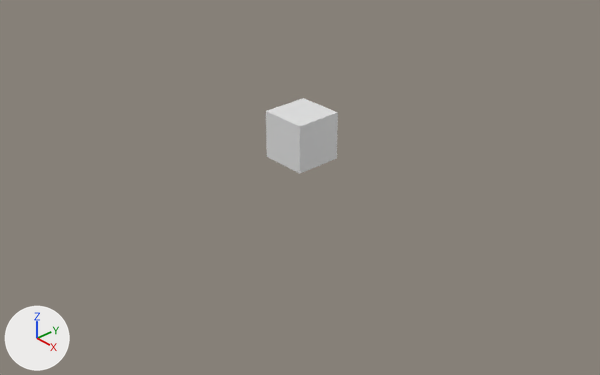
What one commit did to the Blender file shop.blend.
Camera for both pictures: a 50 mm camera at (22.37, -20.23, 13.87) aimed at (1.14, -1.12, -1.51). Every picture has the same lights, and +X, +Y and +Z are marked at lower left.
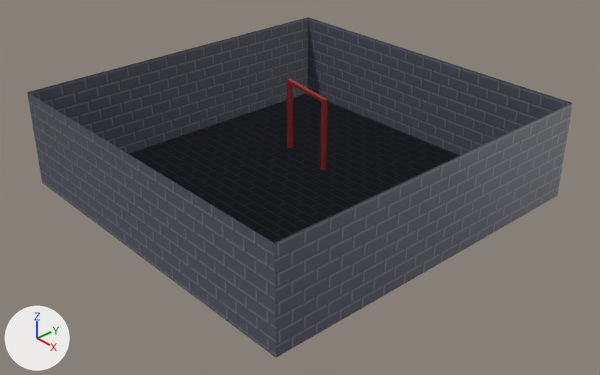
Edits to the scene script, one JSON object a line:
```json
{"op": "add", "block": "img_red_pillar_png", "code": ["img_red_pillar_png = load_image('red pillar.png', 'textures/red pillar.png', 16, 96, 'sRGB')"]}
{"op": "add", "block": "img_wall_png", "code": ["img_wall_png = load_image('wall.png', 'textures/wall.png', 256, 256, 'sRGB')"]}
{"op": "add", "block": "mat_lift", "code": ["mat_lift = principled_material('lift')", "mat_lift.texture = img_red_pillar_png"]}
{"op": "add", "block": "mat_floor", "code": ["mat_floor = principled_material('floor')", "mat_floor.base_color = (0.8, 0.8, 0.8)  # white #e7e7e7"]}
{"op": "add", "block": "mat_walls_001", "code": ["mat_walls_001 = principled_material('walls.001')", "mat_walls_001.texture = img_wall_png"]}
{"block": "me_cube", "where": "# used by ob_cube; location = (0.0, 0.0, 0.0)"}
{"op": "remove", "block": "me_cube", "code": "me_cube.from_pydata(...)  # 8 vertices, 6 faces; spans x -1.0..1.0, y -1.0..1.0, z -1.0..1.0"}
{"op": "remove", "block": "me_cube", "code": "me_cube.materials.append(mat_material)  # white #e7e7e7"}
{"op": "add", "block": "me_cube", "code": "me_cube.from_pydata(...)  # 24 vertices, 22 faces; spans x -1.0..1.0, y -1.0..-0.56, z -1.0..1.0"}
{"block": "me_cube", "change": "me_cube part 1"}
{"block": "me_cube", "change": "4 vertices are removed from x -1.0..1.0, y 1.0, z -1.0..1.0"}
{"block": "me_cube", "change": "6 faces are deleted"}
{"block": "me_cube", "change": "14 vertices are added at x -1.0..1.0, y -1.0..-0.56, z -1.0..1.0"}
{"block": "me_cube", "change": "6 new vertices lie (0.0, 0.0, 1.92) away from vertices in x -1.0..1.0, y -1.0..-0.56, z -1.0"}
{"block": "me_cube", "change": "22 new faces join them"}
{"op": "add", "block": "me_cube", "code": "me_cube.materials.append(mat_lift)  # picture img_red_pillar_png"}
{"op": "add", "block": "me_plane_001", "code": ["me_plane_001 = bpy.data.meshes.new('Plane.001')", "me_plane_001.from_pydata(...)  # 18 vertices, 14 faces; spans x -1.0..1.0, y -1.0..1.0, z 0.0..0.54", "# faces by material slot: [13, 1]", "me_plane_001.materials.append(mat_walls_001)  # picture img_wall_png", "me_plane_001.materials.append(mat_floor)  # white #e7e7e7"]}
{"op": "set", "path": "ob_cube.location", "old": "(0.0, 0.0, 0.0)", "new": "(-1.2, 1.67, -0.34)"}
{"op": "set", "path": "ob_cube.rotation_euler", "old": "(0.0, 0.0, 0.0)", "new": "(0.0, 0.0, -0.152)", "note": "degrees (0, 0, 0) -> degrees (0, 0, -8.7)"}
{"op": "set", "path": "ob_cube.scale", "old": "(1.0, 1.0, 1.0)", "new": "(1.39, 0.368, 1.57)"}
{"op": "add", "block": "ob_plane", "code": ["ob_plane = bpy.data.objects.new('Plane', me_plane_001)", "ob_plane.location = (0.45, -0.71, -2.02)", "ob_plane.scale = (7.3, 7.3, 7.3)"]}
```

Boxes (x1, y1, x2, y2) around the edits, measured in the pictures (600 x 375 px):
```json
{"object": "Plane", "change": "added", "after": [27, 17, 573, 357]}
{"object": "Cube", "change": "reshaped, moved, turned, rescaled", "before": [266, 98, 338, 173], "after": [287, 78, 327, 170]}
```
